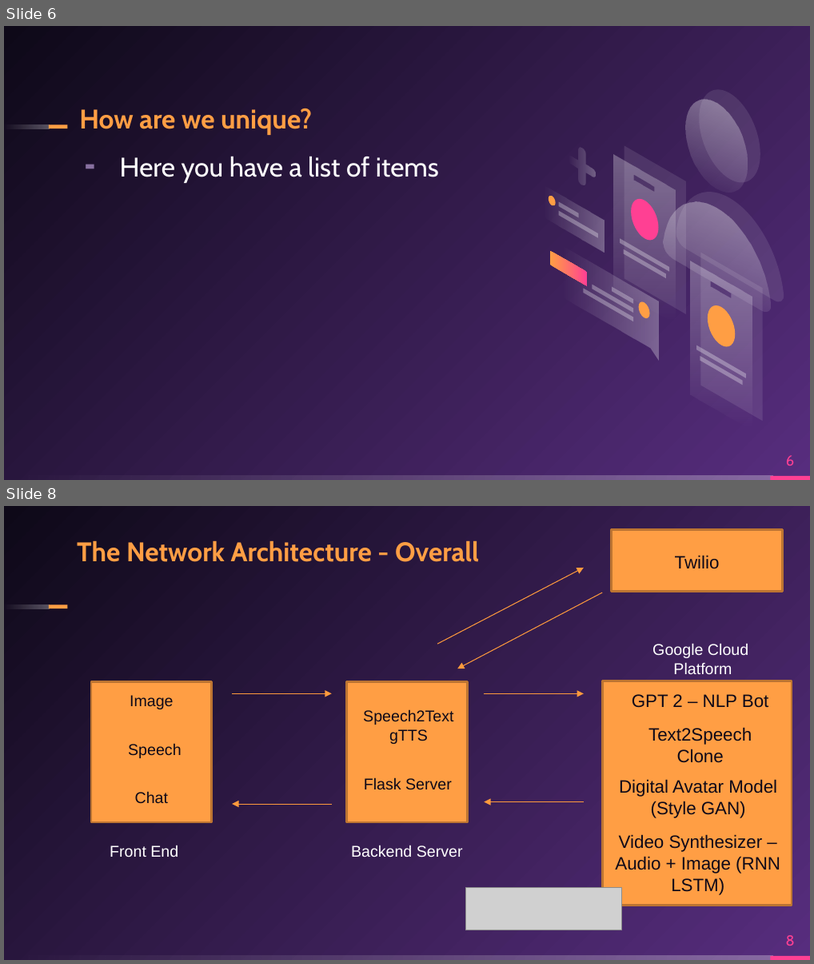
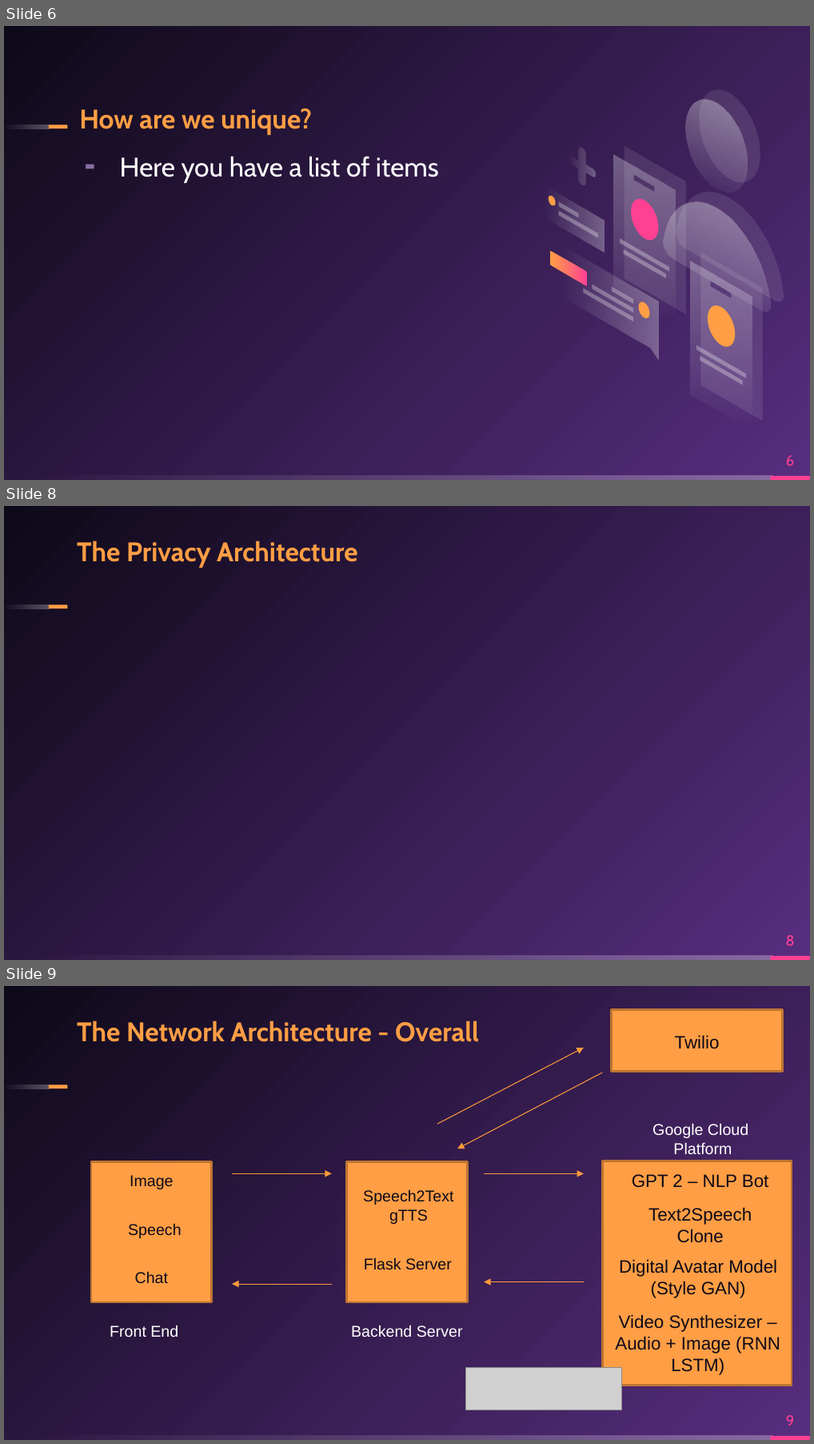
Before and after one commit to sacredvoid/hackUMass22, a slide deck: Meta-Indentity.pptx. Shown one above the other, each under a label of ours: slides 6 and 8 before the commit, slides 6, 8 and 9 after it; the slides between them are not shown. The pictures are 814x964 and 814x1444 pixels, drawn with LibreOffice and Linux fonts; fonts in the diff are those of the drawing; grey boxes stand for pictures. Boxes give left, top, right and bottom in pixels: in the first picture for what was removed or moved away, otherwise in the second. Text is boxed around its words. In the diff, an @@ line names an element or a change of style, - is before the commit and + after.

```diff
--- a/Meta-Indentity.pptx
+++ b/Meta-Indentity.pptx
@@ slide 8 added at <box>4,506,810,960</box>, background gradient #572D7E to #0E0918; not listed: 4 template elements that a slide beside it also shows @@
@@ title added at <box>77,540,358,568</box>, 24 pt, text #FF9E44, bold @@
+The Privacy Architecture
@@ page number added at <box>786,935,795,945</box>, 13 pt, text #FF4093 @@
+8
@@ what was slide 8 is now slide 9 @@
@@ page number at <box>786,1415,794,1425</box>: text changed @@
-8
+9
```
Also in this commit, not shown: 5 slides changed, 1 other slide added, 3 other files.
